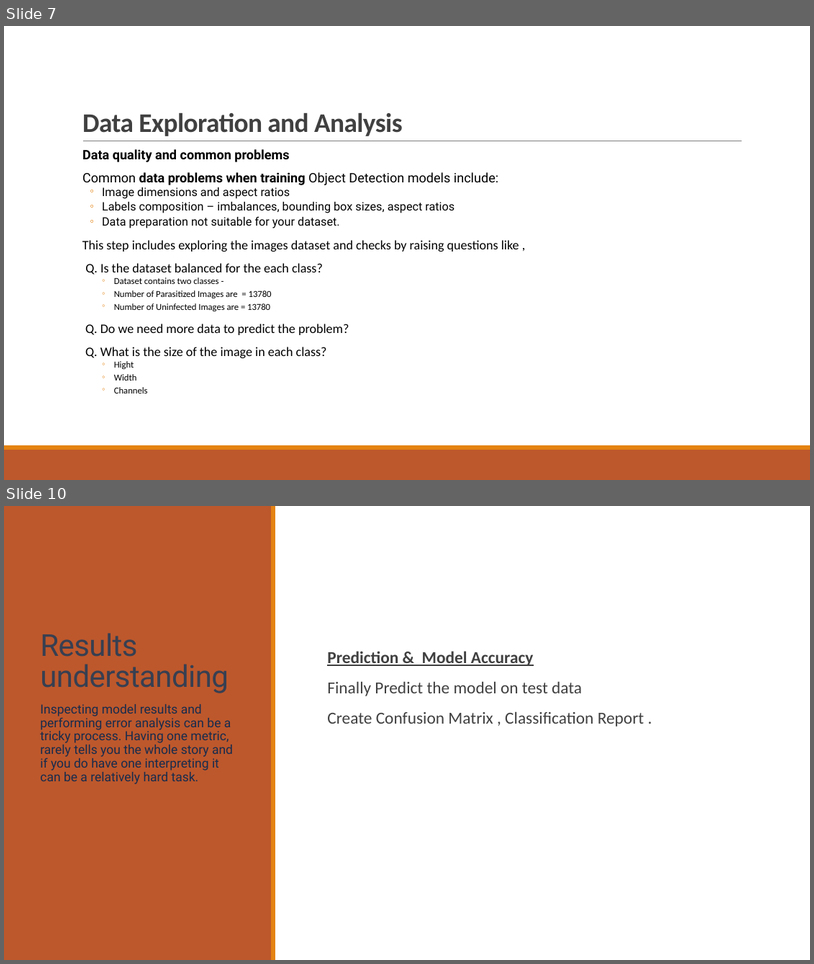
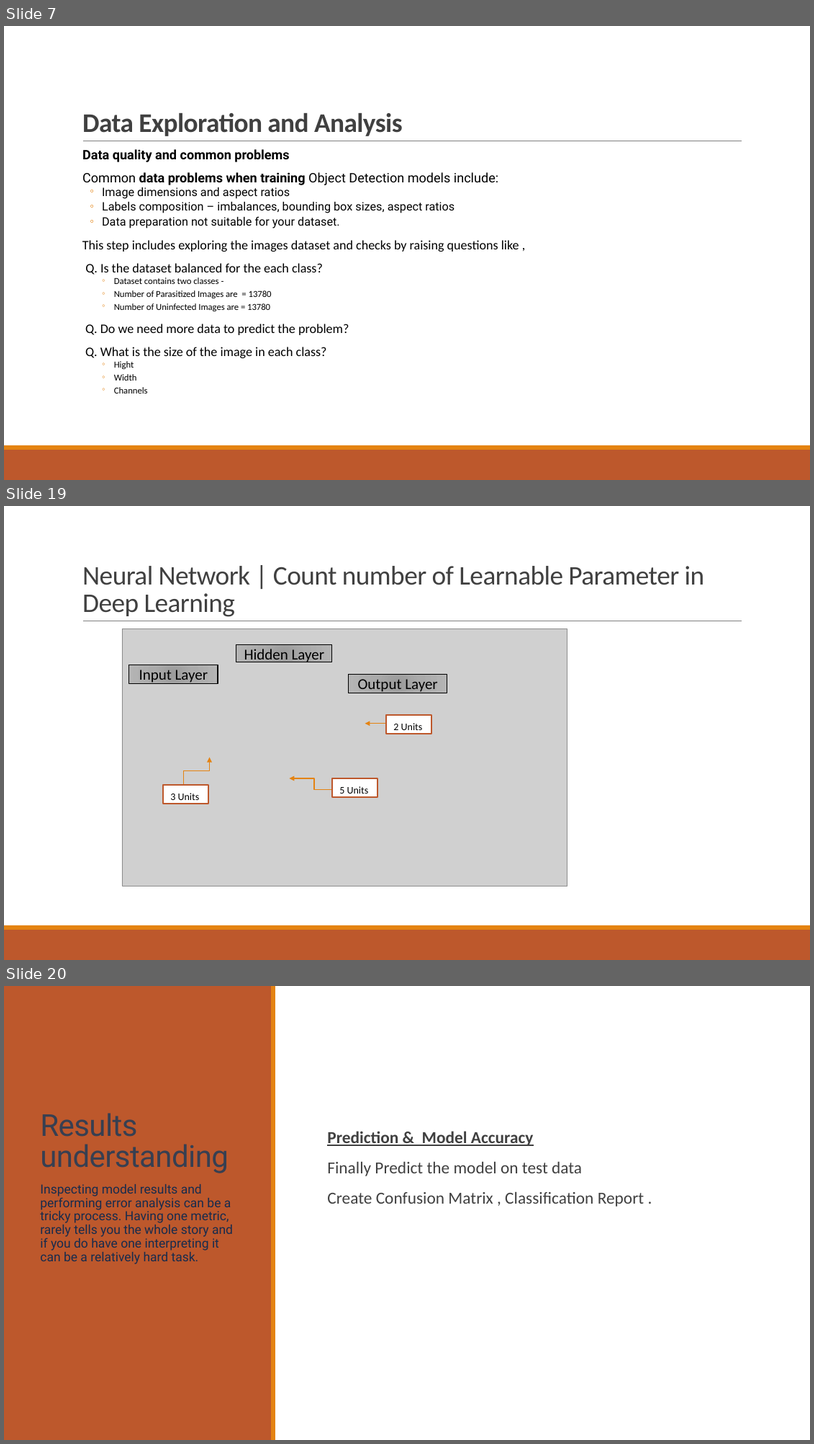
Before and after one commit to SANDIP79190219/Deep-Learning, a slide deck: Capstone Project 2.pptx. Shown one above the other, each under a label of ours: slides 7 and 10 before the commit, slides 7, 19 and 20 after it; the slides between them are not shown. The pictures are 814x964 and 814x1444 pixels, drawn with LibreOffice and Linux fonts; fonts in the diff are those of the drawing; grey boxes stand for pictures. Boxes give left, top, right and bottom in pixels: in the first picture for what was removed or moved away, otherwise in the second. Text is boxed around its words. In the diff, an @@ line names an element or a change of style, - is before the commit and + after.

```diff
--- a/Capstone Project 2.pptx
+++ b/Capstone Project 2.pptx
@@ slide 19 added at bbox=[4, 506, 810, 960], background #FFFFFF; not listed: 3 template elements that a slide beside it also shows @@
@@ title added at bbox=[82, 566, 705, 617], 32 pt, text #404040 @@
+Neural Network | Count number of Learnable Parameter in Deep Learning
@@ picture added at bbox=[122, 629, 567, 886] @@
@@ rectangle added at bbox=[237, 644, 332, 662], fill gradient #9C9C9C to #AAAAAA to #B4B4B4, outline #000000 1 pt, 18 pt, text #000000 @@
+Hidden Layer
@@ rectangle added at bbox=[129, 664, 218, 683], fill gradient #9C9C9C to #AAAAAA to #B4B4B4, outline #000000 1 pt, 18 pt, text #000000 @@
+Input Layer
@@ rectangle added at bbox=[349, 674, 448, 693], fill gradient #9C9C9C to #AAAAAA to #B4B4B4, outline #000000 1 pt, 18 pt, text #000000 @@
+Output Layer
@@ rectangle added at bbox=[386, 715, 432, 734], fill #FFFFFF, outline #BD582C 1.25 pt, 12 pt, text #000000 @@
+2 Units
@@ arrow added from (386, 723) to (365, 723), #E48312 1 pt @@
@@ elbow arrow added from (184, 784) to (210, 757), #E48312 1 pt @@
@@ rectangle added at bbox=[163, 785, 208, 803], fill #FFFFFF, outline #BD582C 1.25 pt, 12 pt, text #000000 @@
+3 Units
@@ elbow arrow added from (339, 789) to (290, 778), #E48312 1 pt @@
@@ rectangle added at bbox=[332, 778, 378, 797], fill #FFFFFF, outline #BD582C 1.25 pt, 12 pt, text #000000 @@
+5 Units
@@ what was slide 10 is now slide 20 @@
```
Also in this commit, not shown: 2 slides changed, 9 other slides added, 4 other files.
